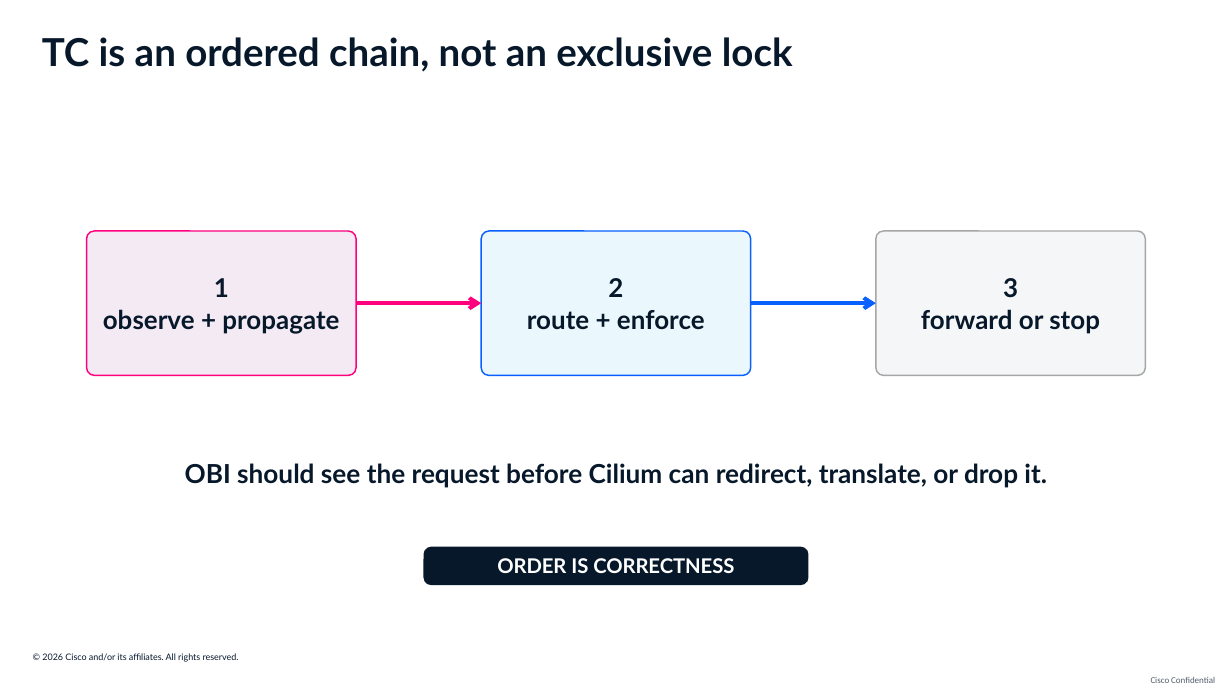
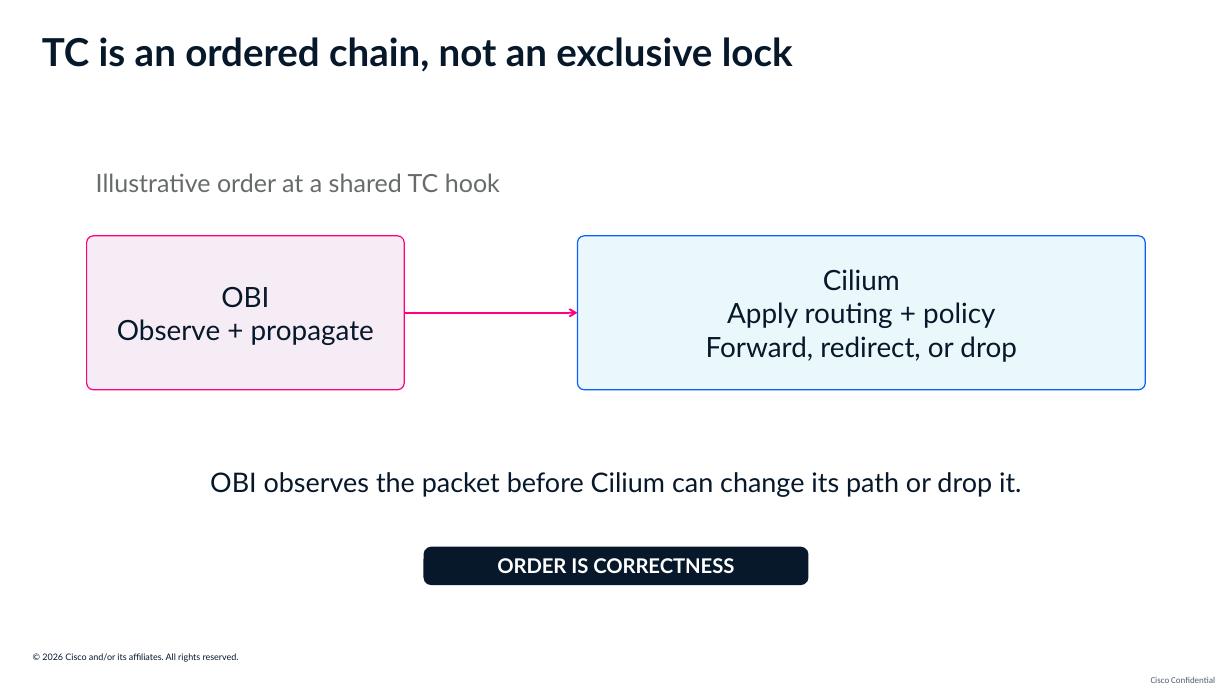
Before and after one commit to ajimenez1503/cilium-obi-demo, a slide deck: slide 10 of slides/cilium-obi-session-deck-latest.pptx (slide 9 before the commit). Drawn at 1232x693 pixels with LibreOffice and Linux fonts; fonts in the diff are those of the drawing; background and template pictures are left out. Boxes give left, top, right and bottom in pixels: in the first picture for what was removed or moved away, otherwise in the second. Text is boxed around its words. In the diff, an @@ line names an element or a change of style, - is before the commit and + after.

```diff
--- a/slides/cilium-obi-session-deck-latest.pptx
+++ b/slides/cilium-obi-session-deck-latest.pptx
@@ text added at bbox=[96, 173, 500, 192], 19.5 pt, text #686B6B @@
+Illustrative order at a shared TC hook
@@ rounded rectangle "OBI": place and size @@
-rounded rectangle "OBI" at bbox=[87, 231, 357, 375]
+rounded rectangle "OBI" at bbox=[87, 236, 405, 390]
@@ rounded rectangle "OBI" at bbox=[87, 236, 405, 390]: fill #F4EAF4 to #F6ECF5; outline #FF007F 1.13 pt to #FF007F 0.94 pt; proportions changed @@
@@ rounded rectangle removed at bbox=[482, 231, 751, 375] @@
-2
-route + enforce
@@ rounded rectangle added at bbox=[578, 236, 1146, 390], fill #EAF8FC, outline #0860FE 0.94 pt, 21.8 pt, text #07182A @@
+Cilium
+Apply routing + policy
+Forward, redirect, or drop
@@ rounded rectangle removed at bbox=[876, 231, 1146, 375] @@
-3
-forward or stop
@@ text in rounded rectangle at bbox=[117, 287, 374, 345]: text changed; size 20.2 to 21.8 pt; bold off @@
-1
-observe + propagate
+OBI
+Observe + propagate
@@ arrow moved from (356, 303) - (482, 303) to (405, 313) - (578, 313) @@
@@ arrow (405, 313) - (578, 313): stroke #FF007F 3 pt to #FF007F 1.5 pt @@
@@ arrow removed from (750, 303) to (876, 303) @@
@@ text "OBI observes the packet before ..." at bbox=[210, 472, 1021, 496]: vertical alignment top to middle @@
@@ text at bbox=[210, 472, 1021, 496]: text changed; size 20.5 to 21 pt; bold off @@
-OBI should see the request before Cilium can redirect, translate, or drop it.
+OBI observes the packet before Cilium can change its path or drop it.
```
Also in this commit, not shown: 11 other slides changed, 9 other files.
